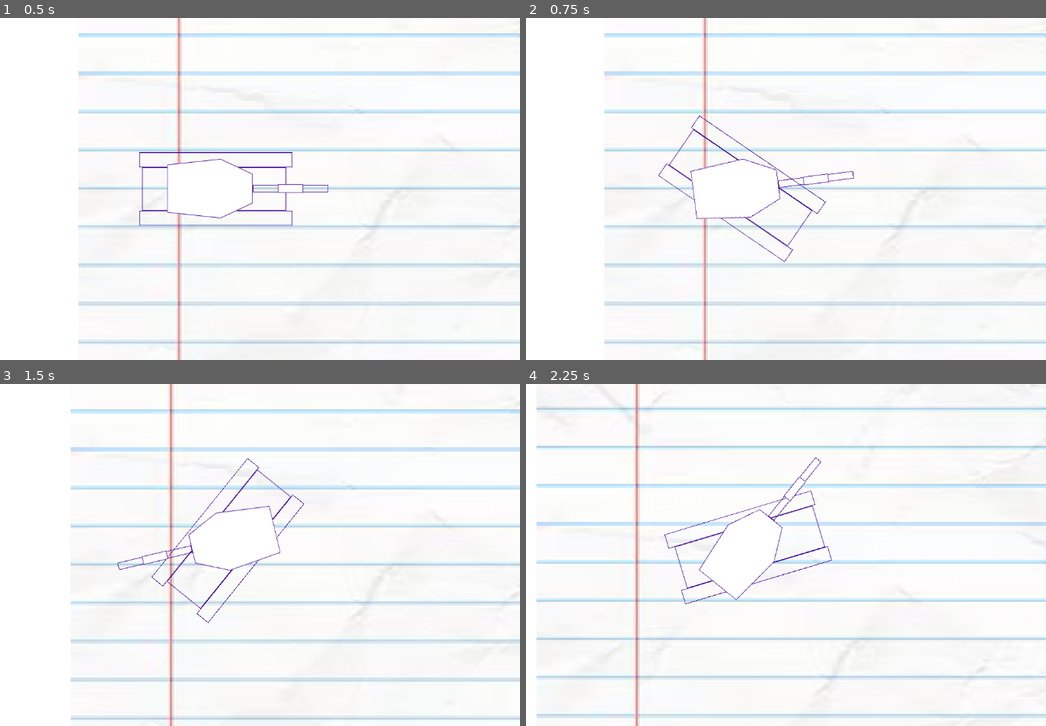
Above: before the commit, frames 1-4 (two rows, left to right).
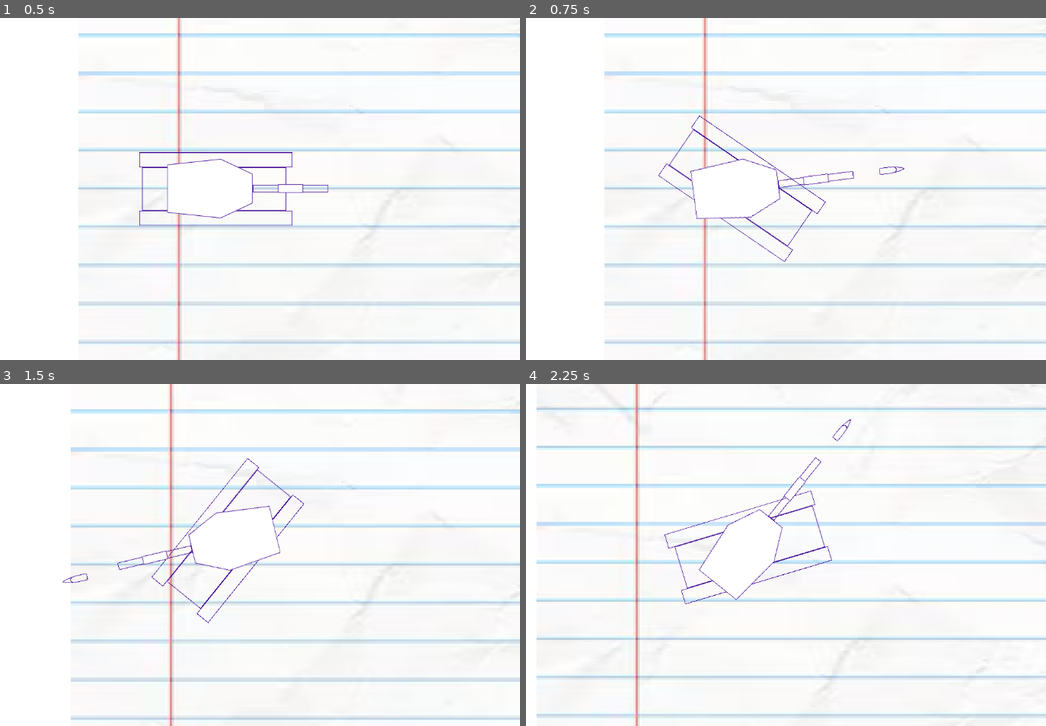
Above: after the commit, the same moments.

Repository: Kucito/scratchtanks
Game: Godot game, scene res://scenes/Game.tscn
Two runs of this game, one before a commit and one after it. Both use one fixed random seed, a clock stepped at 60 frames per second and the inputs below.
Inputs (mouse positions are in pixels of both pictures, inside the frame that each line leads up to):
- Up to frame 1 (0.5 s): no input
- Up to frame 2 (0.75 s): tap Enter at 0.5 s; move the mouse to (874, 171) at 0.52 s; hold Right (ui_right) from 0.53 s (still down); click (874, 171) at 0.67 s
- Up to frame 3 (1.5 s): move the mouse to (93, 572) at 1.27 s; release Right (ui_right) at 1.28 s; hold Down (ui_down) from 1.28 s (still down); click (93, 572) at 1.42 s
- Up to frame 4 (2.25 s): move the mouse to (801, 479) at 2.02 s; release Down (ui_down) at 2.03 s; hold Right (ui_right) from 2.03 s (still down); click (801, 479) at 2.17 s

Frame 1 is identical in both runs. In frame 2, less than 0.1% of the frame differs, in the area x 67-73%, y 43-46%; in frame 3, less than 0.1%; in frame 4, less than 0.1%, in the area x 58-63%, y 10-17%.

Commit message:
Update project configuration and implement player shooting mechanics. Changed project name to "Scratch Tanks", added input mappings for UI controls, modified game scene to use a SegmentShape2D for collision, and enhanced player script to include shooting functionality with cooldown.

Diff:
--- a/project.godot
+++ b/project.godot
@@ -10,10 +10,45 @@
 
 [application]
 
-config/name="Strykeo"
+config/name="Scratch Tanks"
 run/main_scene="uid://rxqblwqpw20"
 config/features=PackedStringArray("4.4", "GL Compatibility")
 config/icon="res://icon.svg"
+
+[input]
+
+ui_left={
+"deadzone": 0.5,
+"events": [Object(InputEventKey,"resource_local_to_scene":false,"resource_name":"","device":0,"window_id":0,"alt_pressed":false,"shift_pressed":false,"ctrl_pressed":false,"meta_pressed":false,"pressed":false,"keycode":4194319,"physical_keycode":0,"key_label":0,"unicode":0,"location":0,"echo":false,"script":null)
+, Object(InputEventJoypadButton,"resource_local_to_scene":false,"resource_name":"","device":0,"button_index":13,"pressure":0.0,"pressed":false,"script":null)
+, Object(InputEventJoypadMotion,"resource_local_to_scene":false,"resource_name":"","device":0,"axis":0,"axis_value":-1.0,"script":null)
+, Object(InputEventKey,"resource_local_to_scene":false,"resource_name":"","device":-1,"window_id":0,"alt_pressed":false,"shift_pressed":false,"ctrl_pressed":false,"meta_pressed":false,"pressed":false,"keycode":0,"physical_keycode":65,"key_label":0,"unicode":97,"location":0,"echo":false,"script":null)
+]
+}
+ui_right={
+"deadzone": 0.5,
+"events": [Object(InputEventKey,"resource_local_to_scene":false,"resource_name":"","device":0,"window_id":0,"alt_pressed":false,"shift_pressed":false,"ctrl_pressed":false,"meta_pressed":false,"pressed":false,"keycode":4194321,"physical_keycode":0,"key_label":0,"unicode":0,"location":0,"echo":false,"script":null)
+, Object(InputEventJoypadButton,"resource_local_to_scene":false,"resource_name":"","device":0,"button_index":14,"pressure":0.0,"pressed":false,"script":null)
+, Object(InputEventJoypadMotion,"resource_local_to_scene":false,"resource_name":"","device":0,"axis":0,"axis_value":1.0,"script":null)
+, Object(InputEventKey,"resource_local_to_scene":false,"resource_name":"","device":-1,"window_id":0,"alt_pressed":false,"shift_pressed":false,"ctrl_pressed":false,"meta_pressed":false,"pressed":false,"keycode":0,"physical_keycode":68,"key_label":0,"unicode":100,"location":0,"echo":false,"script":null)
+]
+}
+ui_up={
+"deadzone": 0.5,
+"events": [Object(InputEventKey,"resource_local_to_scene":false,"resource_name":"","device":0,"window_id":0,"alt_pressed":false,"shift_pressed":false,"ctrl_pressed":false,"meta_pressed":false,"pressed":false,"keycode":4194320,"physical_keycode":0,"key_label":0,"unicode":0,"location":0,"echo":false,"script":null)
+, Object(InputEventJoypadButton,"resource_local_to_scene":false,"resource_name":"","device":0,"button_index":11,"pressure":0.0,"pressed":false,"script":null)
+, Object(InputEventJoypadMotion,"resource_local_to_scene":false,"resource_name":"","device":0,"axis":1,"axis_value":-1.0,"script":null)
+, Object(InputEventKey,"resource_local_to_scene":false,"resource_name":"","device":-1,"window_id":0,"alt_pressed":false,"shift_pressed":false,"ctrl_pressed":false,"meta_pressed":false,"pressed":false,"keycode":0,"physical_keycode":87,"key_label":0,"unicode":119,"location":0,"echo":false,"script":null)
+]
+}
+ui_down={
+"deadzone": 0.5,
+"events": [Object(InputEventKey,"resource_local_to_scene":false,"resource_name":"","device":0,"window_id":0,"alt_pressed":false,"shift_pressed":false,"ctrl_pressed":false,"meta_pressed":false,"pressed":false,"keycode":4194322,"physical_keycode":0,"key_label":0,"unicode":0,"location":0,"echo":false,"script":null)
+, Object(InputEventJoypadButton,"resource_local_to_scene":false,"resource_name":"","device":0,"button_index":12,"pressure":0.0,"pressed":false,"script":null)
+, Object(InputEventJoypadMotion,"resource_local_to_scene":false,"resource_name":"","device":0,"axis":1,"axis_value":1.0,"script":null)
+, Object(InputEventKey,"resource_local_to_scene":false,"resource_name":"","device":-1,"window_id":0,"alt_pressed":false,"shift_pressed":false,"ctrl_pressed":false,"meta_pressed":false,"pressed":false,"keycode":0,"physical_keycode":83,"key_label":0,"unicode":115,"location":0,"echo":false,"script":null)
+]
+}
 
 [rendering]
 
--- a/scenes/Game.tscn
+++ b/scenes/Game.tscn
@@ -3,7 +3,9 @@
 [ext_resource type="PackedScene" uid="uid://bks8t38kovn0y" path="res://scenes/player.tscn" id="1_ibkli"]
 [ext_resource type="Texture2D" uid="uid://ddbcf31ywf523" path="res://assets/background.png" id="1_qbsmt"]
 
-[sub_resource type="RectangleShape2D" id="RectangleShape2D_cpr0p"]
+[sub_resource type="SegmentShape2D" id="SegmentShape2D_qbsmt"]
+a = Vector2(369, -840)
+b = Vector2(-551, -695)
 
 [sub_resource type="SkeletonModificationStack2D" id="SkeletonModificationStack2D_qbsmt"]
 
@@ -12,8 +14,7 @@
 [node name="StaticBody2D" type="StaticBody2D" parent="."]
 
 [node name="CollisionShape2D" type="CollisionShape2D" parent="StaticBody2D"]
-shape = SubResource("RectangleShape2D_cpr0p")
-disabled = true
+shape = SubResource("SegmentShape2D_qbsmt")
 
 [node name="Background" type="Sprite2D" parent="StaticBody2D"]
 scale = Vector2(4, 4)
--- /dev/null
+++ b/scenes/bullet.tscn
@@ -0,0 +1,18 @@
+[gd_scene load_steps=3 format=3 uid="uid://vsn51p013tiu"]
+
+[ext_resource type="Texture2D" uid="uid://dpbxos50f12f6" path="res://assets/shell.png" id="1_mkf8s"]
+[ext_resource type="Script" uid="uid://bqc0brx7mlxc0" path="res://scripts/bullet.gd" id="1_y25gk"]
+
+[node name="Bullet" type="Node2D"]
+z_index = 1
+script = ExtResource("1_y25gk")
+
+[node name="Area2D" type="Area2D" parent="."]
+
+[node name="Sprite2D" type="Sprite2D" parent="Area2D"]
+texture = ExtResource("1_mkf8s")
+
+[node name="CollisionPolygon2D" type="CollisionPolygon2D" parent="Area2D"]
+polygon = PackedVector2Array(-24, -6, 1, -6, 23, 0, 1, 6, -24, 6)
+
+[connection signal="body_entered" from="Area2D" to="." method="_on_area_2d_body_entered"]
--- a/scenes/player.tscn
+++ b/scenes/player.tscn
@@ -6,6 +6,7 @@
 [ext_resource type="Script" uid="uid://bfsqiwu3n6mln" path="res://scripts/player_gun.gd" id="4_dqkch"]
 
 [sub_resource type="RectangleShape2D" id="RectangleShape2D_dqkch"]
+size = Vector2(290, 137)
 
 [node name="Player" type="Node2D"]
 
@@ -13,9 +14,11 @@
 script = ExtResource("1_g2els")
 
 [node name="CollisionShape2D" type="CollisionShape2D" parent="CharacterBody2D"]
+position = Vector2(0, -0.5)
 shape = SubResource("RectangleShape2D_dqkch")
 
 [node name="Body" type="Sprite2D" parent="CharacterBody2D"]
+z_index = 1
 texture = ExtResource("2_qhqgy")
 flip_h = true
 
@@ -23,6 +26,7 @@
 position_smoothing_enabled = true
 
 [node name="Top" type="Sprite2D" parent="CharacterBody2D"]
+z_index = 2
 texture = ExtResource("3_qhqgy")
 offset = Vector2(60, 0)
 flip_h = true
--- /dev/null
+++ b/scripts/bullet.gd
@@ -0,0 +1,17 @@
+extends Node2D
+
+@export var speed: float = 1500.0  # Bullet speed in pixels per second
+var lifetime: float = 0.0  # Track how long the bullet has existed
+
+func _physics_process(delta: float) -> void:
+    # Move forward based on the object's global rotation
+    position += Vector2.RIGHT.rotated(global_rotation) * speed * delta
+
+    # Update lifetime
+    lifetime += delta
+    if lifetime >= 1.0:  # Destroy after 1 second
+        queue_free()
+
+func _on_area_2d_body_entered(_body: Node2D) -> void:
+    # Destroy the bullet when it hits something
+    queue_free()
--- a/scripts/player_gun.gd
+++ b/scripts/player_gun.gd
@@ -1,6 +1,32 @@
-extends Node2D  # Or KinematicBody2D, CharacterBody2D, etc.
+extends Node2D
 
-const ROTATION_SPEED = 2.0  # Radians per second
+const ROTATION_SPEED = 2.0
+var can_shoot = true
+var cooldown_timer = 0.0
+var bullet_spawn_distance = 212
 
 func _process(delta):
 	look_at(get_global_mouse_position())
+
+	if Input.is_mouse_button_pressed(MOUSE_BUTTON_LEFT) and can_shoot:
+		shoot()
+		can_shoot = false
+		cooldown_timer = 0.0
+
+	if not can_shoot:
+		cooldown_timer += delta
+		if cooldown_timer >= 0.2:
+			can_shoot = true
+
+func shoot():
+
+	var bullet_scene = preload("res://scenes/bullet.tscn")
+	var bullet_instance = bullet_scene.instantiate()
+
+
+	var spawn_position = global_position + Vector2.RIGHT.rotated(global_rotation) * bullet_spawn_distance
+	bullet_instance.global_position = spawn_position
+	bullet_instance.global_rotation = global_rotation
+
+
+	get_tree().current_scene.add_child(bullet_instance)
Not shown, added: scenes/bullet.gd.uid
Not shown, added: scripts/bullet.gd.uid
